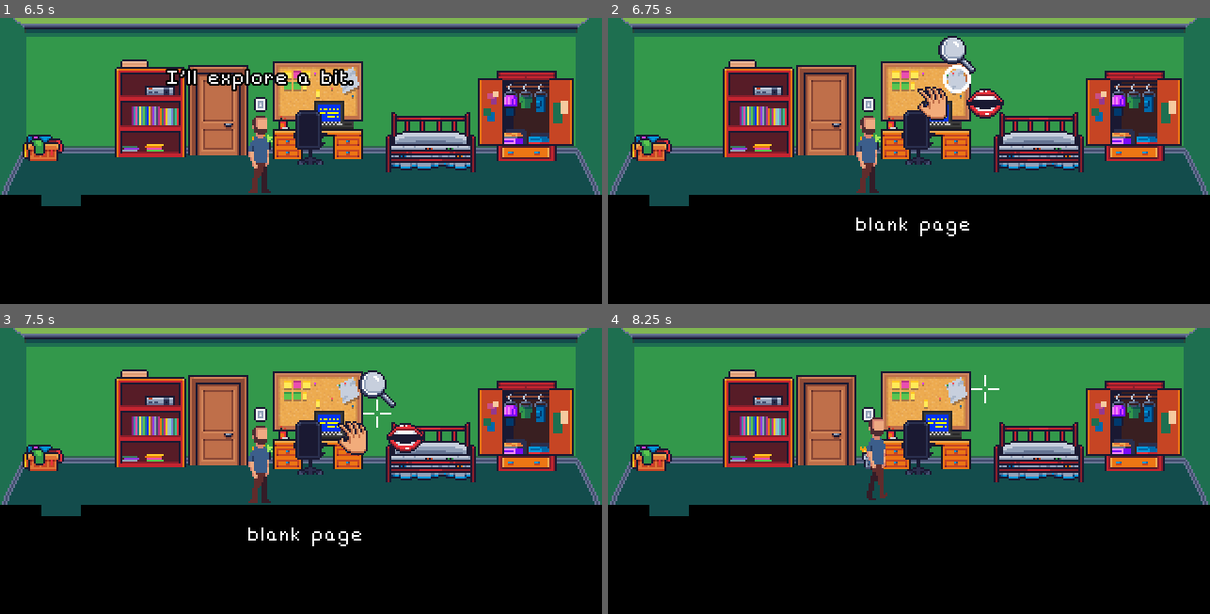
Above: before the commit, frames 1-4 (two rows, left to right).
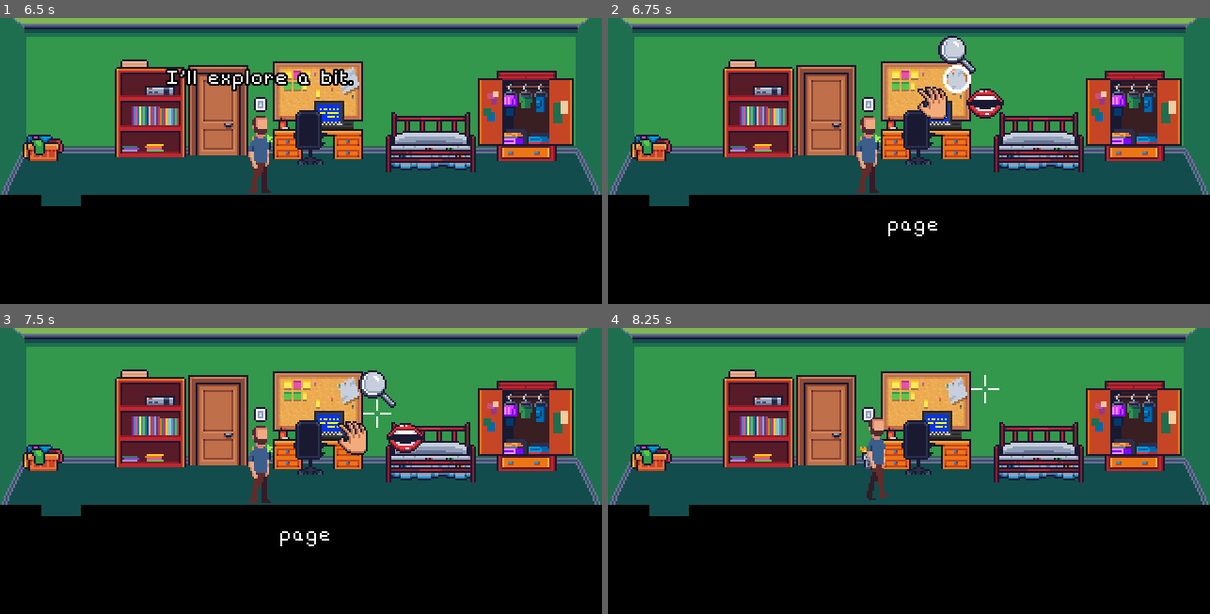
Above: after the commit, the same moments.

Repository: arcweave/arcweave-godot-adventure-example
Game: Godot game, scene res://scenes_main/IntroCredits.tscn
Same seed, same stepped clock (60 frames per second), same inputs: the game is played once before the commit and once after it. Sound files missing from this copy of the repository are replaced by a short silence.
Inputs (mouse positions are in pixels of both pictures, inside the frame that each line leads up to):
- Up to frame 1 (6.5 s): click "New Game" at 0.5 s; drag from (216, 115) to (138, 63) at 1.27 s; drag from (138, 63) to (216, 115) at 2.02 s; tap Enter at 2.75, 4.25 s; move the mouse to (144, 146) at 2.77 s; hold Right mouse button (right_click) 2.78-3.5 s; click (144, 146) at 3.05 s; tap Space at 3.5, 5 s; drag from (60, 195) to (138, 63) at 3.52 s; drag from (331, 115) to (60, 195) at 4.27 s; drag from (294, 80) to (60, 195) at 5.02 s; click "I'll explore a bit." at 5.75 s
- Up to frame 2 (6.75 s): tap Enter at 6.5 s; move the mouse to (957, 78) at 6.52 s; press the mouse at (957, 78) at 6.53 s
- Up to frame 3 (7.5 s): release the mouse at (349, 388) at 7.25 s; click (379, 413) at 7.25 s
- Up to frame 4 (8.25 s): click (987, 388) at 8 s

Frame 1 is identical in both runs. In frame 2, 0.3% of the frame differs, in the area x 41-60%, y 69-77%; in frame 3, 0.3%; in frame 4, nothing differs.

Commit message:
project fixes

Diff:
--- a/scenes_main/Player.tscn
+++ b/scenes_main/Player.tscn
@@ -69,7 +69,7 @@
 "values": [ 1, 2, 3, 4, 5, 6, 7, 0 ]
 }
 
-[node name="Player" type="KinematicBody2D"]
+[node name="Player" type="Node2D"]
 script = ExtResource( 2 )
 
 [node name="Sprite" type="Sprite" parent="."]
--- a/scenes_rooms/Bedroom.tscn
+++ b/scenes_rooms/Bedroom.tscn
@@ -142,7 +142,7 @@
 
 [node name="BlankPage" parent="Objects" index="7" instance=ExtResource( 3 )]
 position = Vector2( 185, 33 )
-object_name = "blank page"
+object_name = "page"
 reply_id = "page"
 
 [node name="CollisionShape2D" parent="Objects/BlankPage" index="0"]
--- a/scripts/main.gd
+++ b/scripts/main.gd
@@ -80,7 +80,7 @@
 onready var mouseButtonHand : TextureButton = $UI/MouseMenu/ButtonHand
 onready var mouseCursor : Control = $UI/MouseCursor
 onready var cursorSprite : Sprite = $UI/MouseCursor/Cursor
-onready var player : KinematicBody2D = $Player
+onready var player : Node2D = $Player
 onready var animationPlayer : AnimationPlayer = $Player/AnimationPlayer
 onready var musicPlayer : AudioStreamPlayer = $UI/MusicPlayer
 onready var sfxPlayer : AudioStreamPlayer = $UI/SFXPlayer
@@ -387,7 +387,7 @@
 
 
 func dress_up_room(room_node : Node2D) -> void:
-	var story_state : Dictionary = story.state.get_current_state()
+	var story_state : Dictionary = story.get_state()
 
 	for obj in room_node.get_node("Objects").get_children():
 		if not obj is ClickableObject:
@@ -660,21 +660,13 @@
 	var current_content : String = story.get_current_content().strip_edges()
 	var components_classified : Dictionary = classify_components(current_element)
 
-#	components_classified = {
-#		"speakers": [speaker1, speaker2, ...],
-#		"items": [item1, item2, ...],
-#		"activities": [activity1, activity2, ...],
-#		"animations": [animation1, animation2,...],
-#		"audios": [audio1, audio2, ...],
-#		"dialogue_commands": [dialogue_flow_command1, dialogue_flow_command2, ...],
-#		"player_commands": [player_command1, player_command2, ...]
-#	}
-
 	if components_classified.dialogue_commands.size() > 0:
 		run_dialogue_commands(components_classified.dialogue_commands)
 
 	if current_content != "":
 		if current_object_clicked is ClickableObject:
+			# We have included a wildcard for repeating the clicked object's name
+			# within the dialogue: "$##$" therefore, we replace this with the name:
 			current_content = current_content.replace("$##$", current_object_clicked.object_name)
 		run_content(components_classified.speakers, current_content)
 
@@ -691,9 +683,6 @@
 		# Some activities (like ADD TO INVENTORY) need items, others (like END GAME don't).
 		run_activities(components_classified.activities, components_classified.items, components_classified.exits)
 
-	if not dialogueTimer.is_stopped():
-		print("Rendering Element: Dialogue Timer is Stopped.")
-	# Why do we have to check if the dialogueTimer is stopped?
 	if dialogueTimer.is_stopped():
 		dialogueTimer.wait_time = 0.001
 		dialogueTimer.start()
@@ -992,8 +981,6 @@
 	var animations : Array = []
 	var audios : Array = []
 	var dialogue_commands : Array = []
-	# Note: player command components are not needed during runtime.
-#	var player_commands : Array = [] # Action verbs like "EXAMINE," "HANDLE," and "TALK TO"
 
 	# ... and then this function will return this Dictionary:
 	var components_classified : Dictionary = {
@@ -1003,8 +990,7 @@
 		"activities": activities,
 		"animations": animations,
 		"audios": audios,
-		"dialogue_commands": dialogue_commands,
-#		"player_commands": player_commands
+		"dialogue_commands": dialogue_commands
 	}
 
 	# We get an array of all the attached components (Dictionaries):
@@ -1101,7 +1087,7 @@
 
 
 func play_dialogue_animation(_animations : Array) -> void:
-	# This doesn't work properly yet. Conflicts with Player node animations.
+	# Not implemented in current demo.
 	pass
 
 
@@ -1386,9 +1372,7 @@
 		exit_room_from(dangling_exit)
 		dangling_exit = null
 		return
-#	if state.game != DIALOGUE:
-#		push_error("Dialogue timer just timed out, but game state is NOT 'DIALOGUE.'")
-#		set_game_state(DIALOGUE)
+
 	if dialogue_end:
 		_end_dialogue()
 		return
@@ -1802,7 +1786,7 @@
 
 
 
-func _on_object_mouse_in(aNode : ClickableObject):
+func _on_object_mouse_in(_aNode : ClickableObject):
 	pass
 
 func set_cursor_hovering_over(aNode):
@@ -1915,7 +1899,7 @@
 			update_command_line()
 
 
-func _on_MouseCursorArea2D_area_exited(area: Area2D) -> void:
+func _on_MouseCursorArea2D_area_exited(_area: Area2D) -> void:
 		# We don't want anything to happen while TRANSITIONING or DIALOGUE:
 	if State.game == TRANSITIONING or State.game == DIALOGUE:
 		return
--- a/scripts/player.gd
+++ b/scripts/player.gd
@@ -1,4 +1,4 @@
-extends KinematicBody2D
+extends Node2D
 
 enum{IDLE, WALK}
 
@@ -12,7 +12,6 @@
 onready var sprite = $Sprite
 onready var bubble : Node2D = $Bubble
 onready var characterLines : Label = $Bubble/CharacterLines
-onready var characterLinesRich : RichTextLabel = $Bubble/CharacterLinesRich
 
 
 func _ready() -> void:
